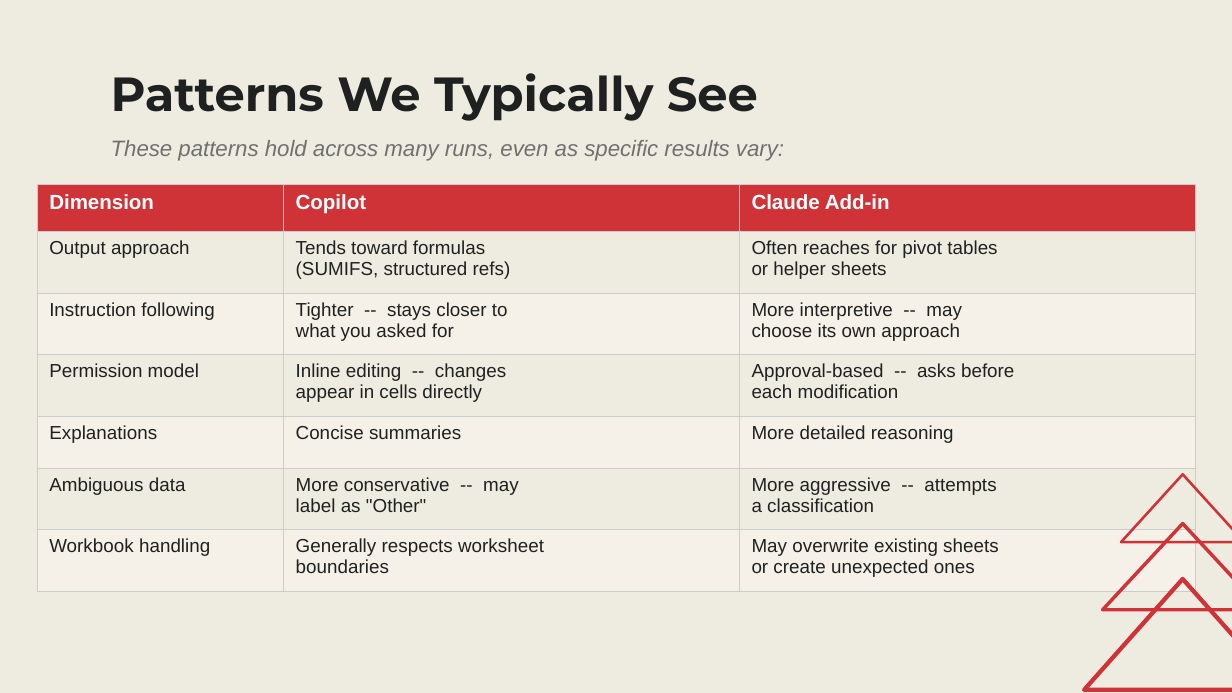
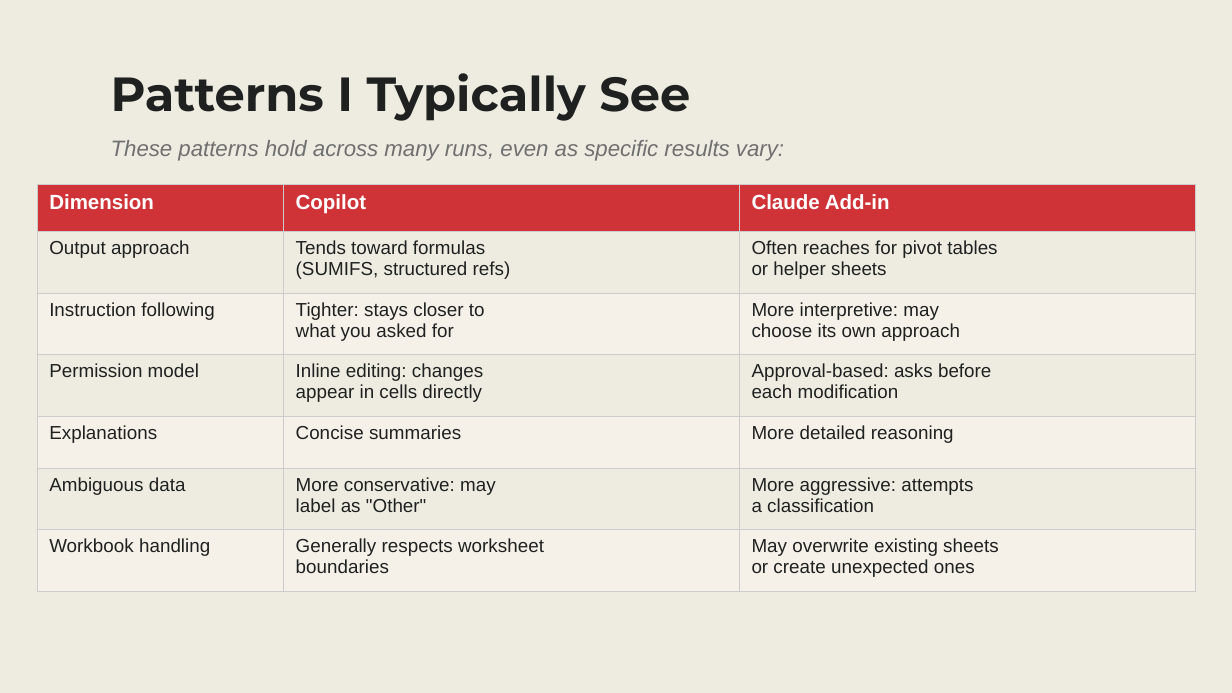
Before and after one commit to stringfestdata/copilot-opus-vs-claude-excel-addin, a slide deck: slide 11 of Copilot vs Claude Slides.pptx. Drawn at 1232x693 pixels with LibreOffice and Linux fonts; fonts in the diff are those of the drawing. Boxes give left, top, right and bottom in pixels: in the first picture for what was removed or moved away, otherwise in the second. Text is boxed around its words. In the diff, an @@ line names an element or a change of style, - is before the commit and + after.

```diff
--- a/Copilot vs Claude Slides.pptx
+++ b/Copilot vs Claude Slides.pptx
@@ text at bbox=[111, 73, 690, 121]: text changed @@
-Patterns We Typically See
+Patterns I Typically See
@@ table at bbox=[37, 185, 1195, 591] @@
-row 3, column 2: Tighter -- stays closer to / what you asked for
+row 3, column 2: Tighter: stays closer to / what you asked for
-row 3, column 3: More interpretive -- may / choose its own approach
+row 3, column 3: More interpretive: may / choose its own approach
-row 4, column 2: Inline editing -- changes / appear in cells directly
+row 4, column 2: Inline editing: changes / appear in cells directly
-row 4, column 3: Approval-based -- asks before / each modification
+row 4, column 3: Approval-based: asks before / each modification
@@ row 6, column 2: "More conservative -- may / label as "Other"" to "More conservative: may / label as "Other"" @@
-row 6, column 3: More aggressive -- attempts / a classification
+row 6, column 3: More aggressive: attempts / a classification
@@ triangle removed at bbox=[1121, 474, 1232, 542] @@
@@ triangle removed at bbox=[1103, 524, 1232, 610] @@
@@ triangle removed at bbox=[1084, 579, 1232, 690] @@
```
Also in this commit, not shown: 24 other slides changed, 5 other files.
